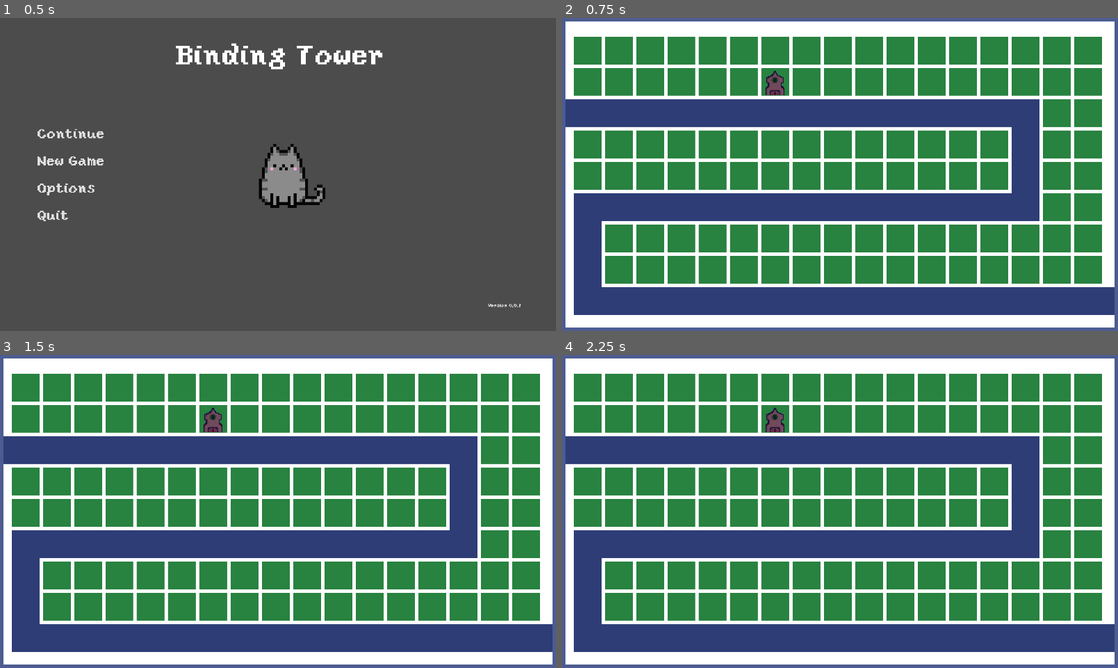
Above: before the commit, frames 1-4 (two rows, left to right).
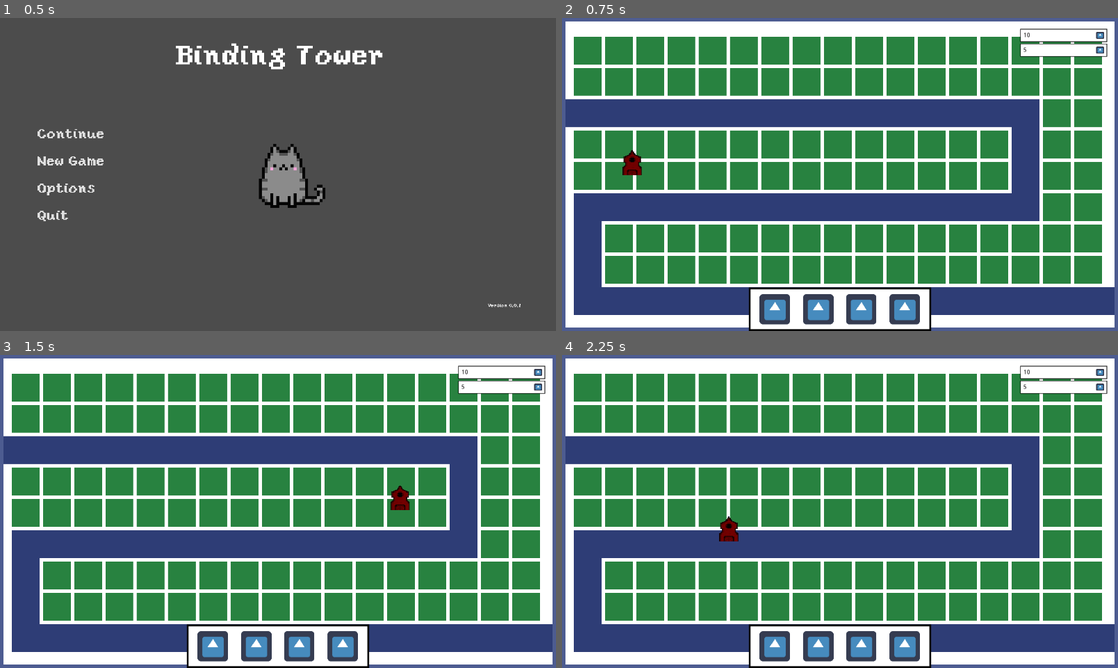
Above: after the commit, the same moments.

Repository: Pandem-Games/BindingTower
Game: Godot game, scene res://Nodes/Scenes/Menu/TitleScreen.tscn
Same seed, same stepped clock (60 frames per second), same inputs: the game is played once before the commit and once after it. The engine's default icon, where the game draws it, is replaced by a stand-in: a white triangle on a blue panel in a dark square. Sound files missing from this copy of the repository are replaced by a short silence.
Inputs (mouse positions are in pixels of both pictures, inside the frame that each line leads up to):
- Up to frame 1 (0.5 s): no input
- Up to frame 2 (0.75 s): click "New Game" at 0.5 s
- Up to frame 3 (1.5 s): tap Enter at 1.25 s; move the mouse to (400, 495) at 1.27 s; click (400, 495) at 1.42 s
- Up to frame 4 (2.25 s): tap Space (ui_select) at 1.52, 2 s; move the mouse to (728, 527) at 2.02 s; click (728, 527) at 2.17 s

Frame 1 is identical in both runs. In frame 2, 5.4% of the frame differs, in the area x 10-99%, y 3-100%; in frame 3, 5.4%; in frame 4, 5.4%.

Commit message:
Tower following mouse with restriction.

Diff:
--- a/Nodes/Scenes/Test.tscn
+++ b/Nodes/Scenes/Test.tscn
@@ -1,10 +1,11 @@
-[gd_scene load_steps=7 format=2]
+[gd_scene load_steps=8 format=2]
 
 [ext_resource path="res://Scripts/Map.gd" type="Script" id=1]
 [ext_resource path="res://Nodes/Towers/WeakTower.tscn" type="PackedScene" id=2]
 [ext_resource path="res://Nodes/Spawner.tscn" type="PackedScene" id=3]
 [ext_resource path="res://Assests/Images/Background.png" type="Texture" id=4]
 [ext_resource path="res://Scripts/MaskingArea.gd" type="Script" id=5]
+[ext_resource path="res://Nodes/TowerUI.tscn" type="PackedScene" id=6]
 
 [sub_resource type="Curve2D" id=1]
 _data = {
@@ -36,3 +37,7 @@
 scale = Vector2( 1.50185, 0.691505 )
 polygon = PoolVector2Array( -135.661, -378.818, 644.056, -378.61, 644.247, 24.5419, -27.1479, 25.2463, -27.0822, 245.769, 800.169, 246.884, 800.169, 340.241, -68.8518, 337.463, -69.043, -66.4848, 602.051, -66.2872, 601.806, -286.8, -135.217, -286.98 )
 script = ExtResource( 5 )
+
+[node name="MainUIMargin" parent="." instance=ExtResource( 6 )]
+margin_right = 1280.0
+margin_bottom = 720.0
--- a/Nodes/Towers/WeakTower.tscn
+++ b/Nodes/Towers/WeakTower.tscn
@@ -1,10 +1,10 @@
-[gd_scene load_steps=7 format=2]
+[gd_scene load_steps=8 format=2]
 
 [ext_resource path="res://Scripts/Tower.gd" type="Script" id=1]
 [ext_resource path="res://Nodes/Bullet.tscn" type="PackedScene" id=2]
 [ext_resource path="res://Assests/Images/BasicTower.png" type="Texture" id=3]
 
-[sub_resource type="VisualShader" id=2]
+[sub_resource type="VisualShader" id=1]
 code = "shader_type canvas_item;
 render_mode unshaded;
 
@@ -26,17 +26,19 @@
 
 }
 "
-graph_offset = Vector2( 106.485, -8.5 )
 mode = 1
 flags/light_only = false
 flags/unshaded = true
 nodes/fragment/0/position = Vector2( 420, 200 )
 
-[sub_resource type="ShaderMaterial" id=3]
-shader = SubResource( 2 )
+[sub_resource type="ShaderMaterial" id=2]
+shader = SubResource( 1 )
 
-[sub_resource type="CircleShape2D" id=1]
+[sub_resource type="CircleShape2D" id=3]
 radius = 32.9664
+
+[sub_resource type="RectangleShape2D" id=4]
+extents = Vector2( 13.1372, 16.8797 )
 
 [node name="Tower" type="Sprite"]
 position = Vector2( -0.117987, -8.88201 )
@@ -47,13 +49,29 @@
 cooldown_time = 1.0
 bullet_resource = ExtResource( 2 )
 
-[node name="Area" type="Area2D" parent="."]
+[node name="Range" type="Area2D" parent="."]
 show_behind_parent = true
-material = SubResource( 3 )
+material = SubResource( 2 )
 collision_layer = 2
 collision_mask = 4
 
+[node name="Shape" type="CollisionShape2D" parent="Range"]
+shape = SubResource( 3 )
+
+[node name="Area" type="Area2D" parent="."]
+collision_layer = 2
+collision_mask = 10
+
 [node name="Shape" type="CollisionShape2D" parent="Area"]
-shape = SubResource( 1 )
+position = Vector2( 0, 2.47488 )
+shape = SubResource( 4 )
+
+[node name="Restricted" type="Sprite" parent="."]
+modulate = Color( 1, 0, 0, 1 )
+position = Vector2( -4.76837e-07, 0.110479 )
+scale = Vector2( 1, 1.00691 )
+texture = ExtResource( 3 )
+[connection signal="area_entered" from="Range" to="." method="_on_Range_area_entered"]
+[connection signal="area_exited" from="Range" to="." method="_on_Range_area_exited"]
 [connection signal="area_entered" from="Area" to="." method="_on_Area_area_entered"]
 [connection signal="area_exited" from="Area" to="." method="_on_Area_area_exited"]
--- a/Scripts/TitleScreen.gd
+++ b/Scripts/TitleScreen.gd
@@ -9,7 +9,6 @@
 # Declare member variables here. Examples:
 # var a = 2
 # var b = "text"
-
 
 # Called when the node enters the scene tree for the first time.
 func _ready():
--- a/Scripts/Tower.gd
+++ b/Scripts/Tower.gd
@@ -5,7 +5,7 @@
 # Signals
 
 # State
-enum eTower {COOLDOWN, WAIT, FINISH}
+enum eTower {SELECTING, RESTRICTED, COOLDOWN, WAIT, FINISH}
 var state = eTower.WAIT
 var enemies = []
 var removed_enemies = []
@@ -15,8 +15,9 @@
 export(float) var cooldown_time
 var elapsed_time = 0.0
 export(PackedScene) var bullet_resource
-onready var area = $Area
-onready var area_shape = $Area/Shape
+onready var tower_range = $Range
+onready var range_shape = $Range/Shape
+onready var restricted_sprite = $Restricted
 
 # Functions
 
@@ -51,16 +52,28 @@
 		state = eTower.WAIT
 		wait()
 
+func follow_mouse():
+	global_position = get_global_mouse_position()
+
+func restricted():
+	restricted_sprite.visible = true
+	state = eTower.RESTRICTED
+
+func selected():
+	restricted_sprite.visible = false
+	state = eTower.SELECTING
+
 func finish():
 	pass
 
 # Called when the node enters the scene tree for the first time.
 func _ready():
 	# Changing the firing radius
-	area_shape.get_shape().radius = distance
-	print(area.visible)
+	range_shape.get_shape().radius = distance
+	print(tower_range.visible)
+	restricted_sprite.visible = true
 
-	state = eTower.WAIT
+	state = eTower.SELECTING
 
 # Called every frame. 'delta' is the elapsed time since the previous frame.
 func _process(delta):
@@ -69,18 +82,33 @@
 			wait()
 		eTower.COOLDOWN:
 			cooldown(delta)
+		eTower.SELECTING, eTower.RESTRICTED:
+			follow_mouse()
+
+func _unhandled_input(event):
+	pass
 
 # Signal function called when an enemy body enters the towers area
-func _on_Area_area_entered(area):
+func _on_Range_area_entered(area):
 	# Appending a weak reference to the enemy so that if it gets killed and
 	# removed from the scene, accessing the reference won't crash godot
 	enemies.append(weakref(area.get_parent()))
 
 # Signal function called when an enemy body leaves the towers area
-func _on_Area_area_exited(area):
+func _on_Range_area_exited(area):
 	for i in range(0, enemies.size()):
 		# Removing the enemy reference when it exits the towers range
 		var enemy = enemies[i].get_ref()
 		if enemy == area.get_parent():
 			enemies.remove(i)
 			break
+
+
+func _on_Area_area_entered(area):
+	if state == eTower.SELECTING:
+		restricted()
+
+
+func _on_Area_area_exited(area):
+	if state == eTower.RESTRICTED:
+		selected()
